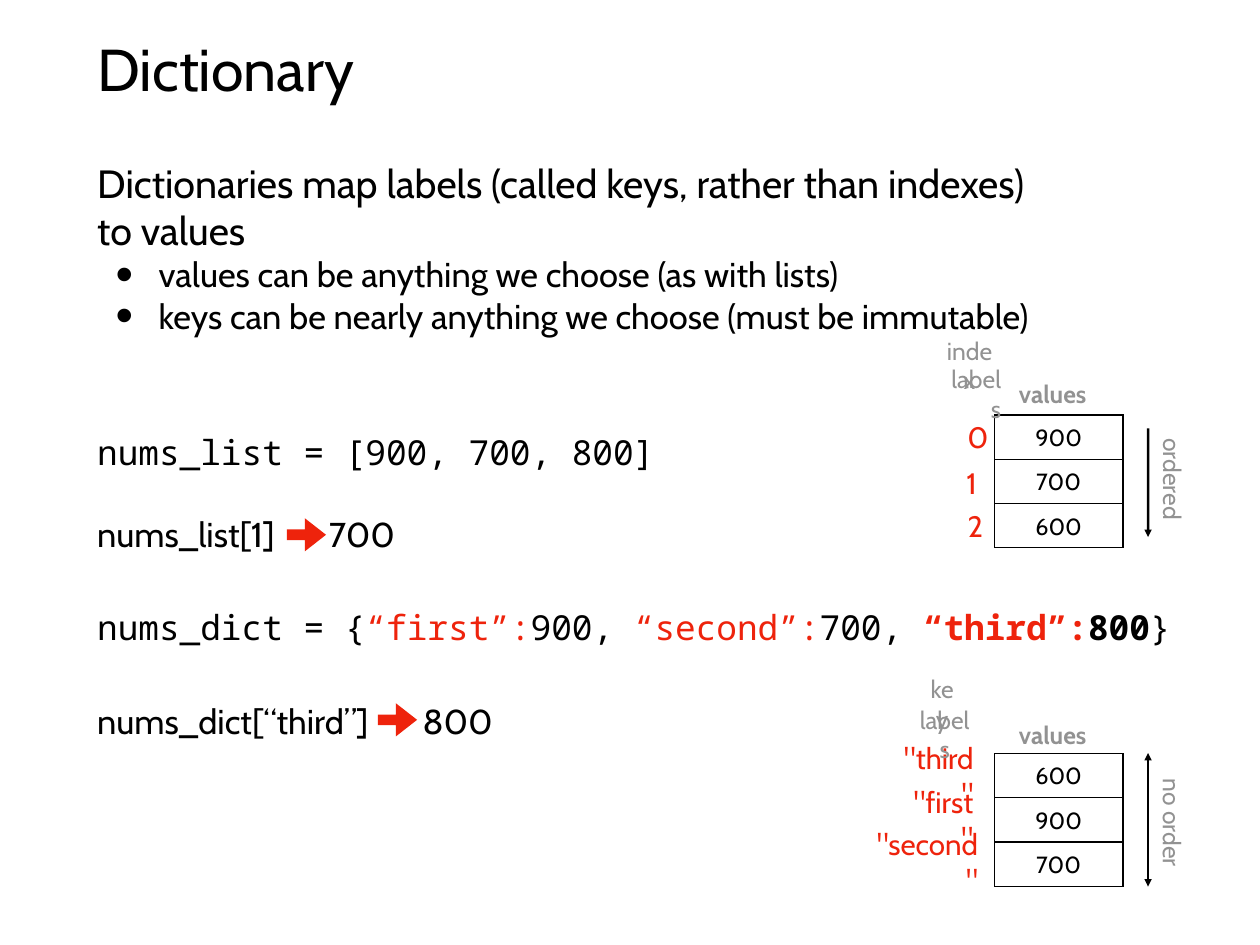
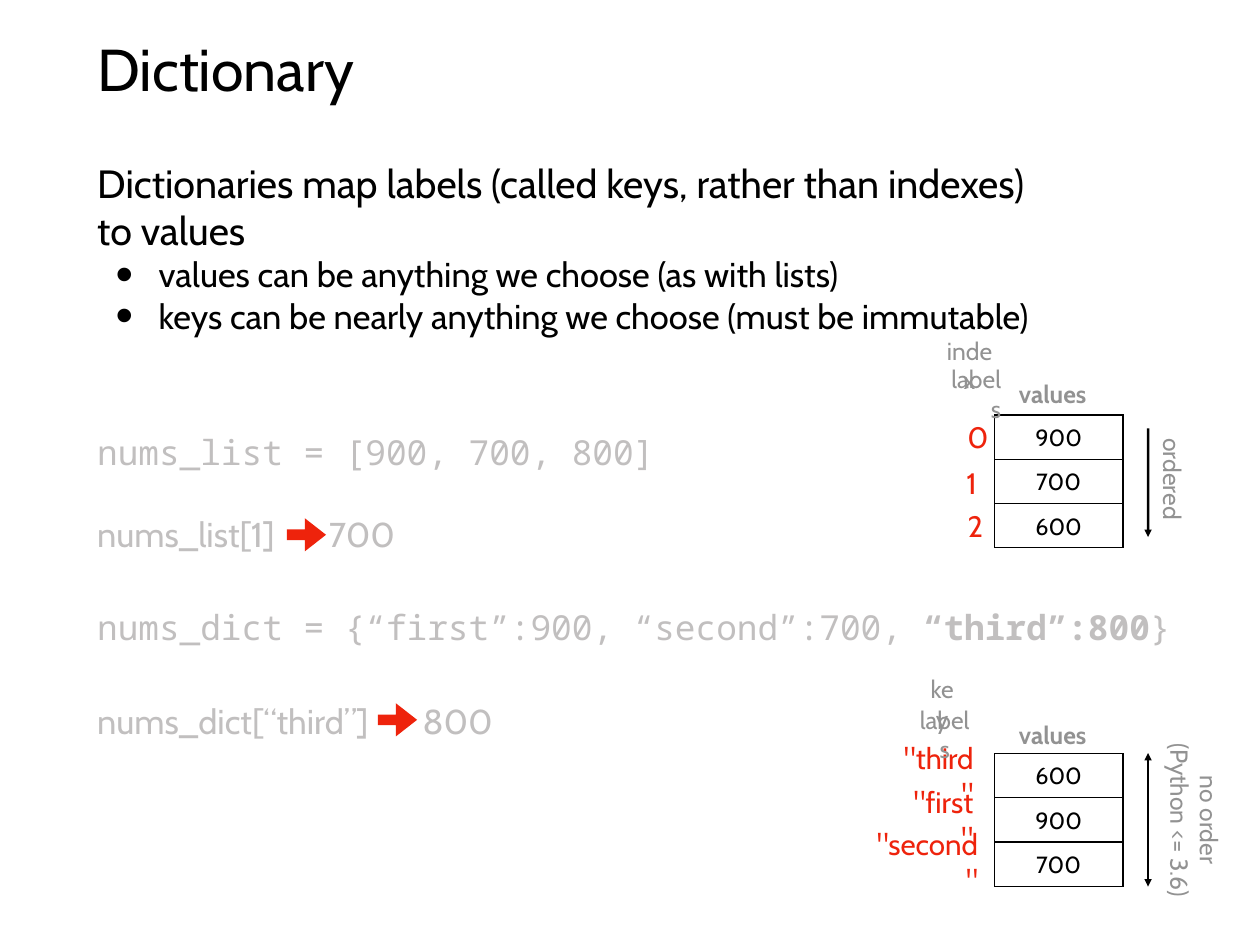
Before and after one commit to rogersjeffreyl/caraza-harter-com, a slide deck: slide 24 of tyler/meena/cs220/s20/materials/lec_18_S20.pptx. Drawn at 1260x945 pixels with LibreOffice and Linux fonts; fonts in the diff are those of the drawing. Boxes give left, top, right and bottom in pixels: in the first picture for what was removed or moved away, otherwise in the second. Text is boxed around its words. In the diff, an @@ line names an element or a change of style, - is before the commit and + after.

```diff
--- a/tyler/meena/cs220/s20/materials/lec_18_S20.pptx
+++ b/tyler/meena/cs220/s20/materials/lec_18_S20.pptx
@@ text "nums_list = [900, 700, 800] ..." at <box>97,439,1171,739</box>: text colour #000000 to #C1BFBF in "nums_list = [900, 700, 800] nums_list[1] 700", "nums_dict = {“first”:900, “second”:700, “third”:800}", "nums_dict[“third”] 800"; text colour #EE230C to #C1BFBF in "{“first”:900, “second”:700, “third”:800}" @@
@@ text "no order": place and size @@
-text "no order" at <box>1157,780,1187,865</box>
+text "no order" at <box>1164,751,1224,896</box>
@@ text at <box>1164,751,1194,896</box>: paragraph added @@
+(Python <= 3.6)
@@ text at <box>1194,778,1224,863</box>: alignment right to centre @@
```
Also in this commit, not shown: 1 other file.
